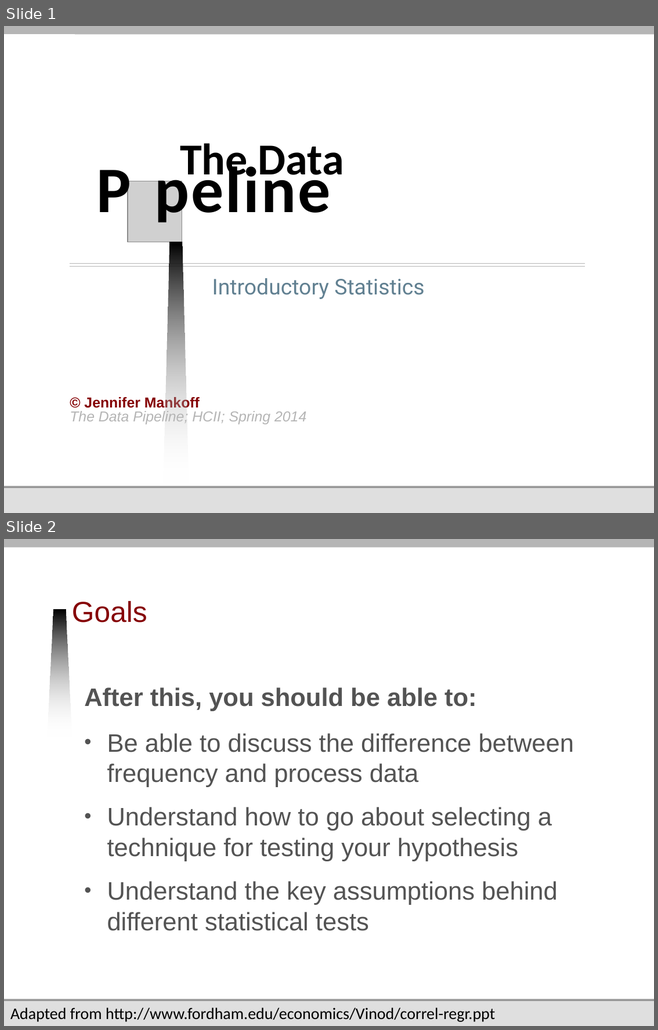
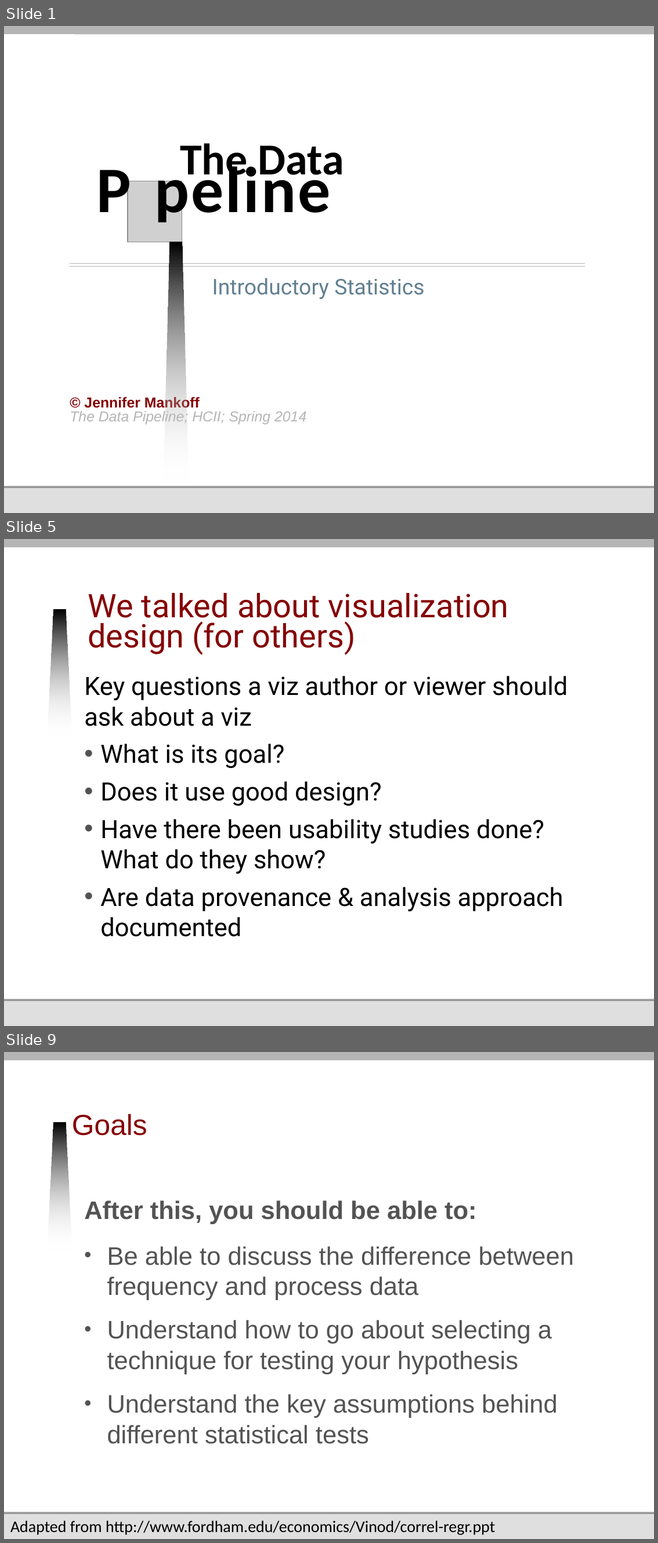
Before and after one commit to jmankoff/data, a slide deck: Lectures/10 Introductory Statistics.pptx. Shown one above the other, each under a label of ours: slides 1 and 2 before the commit, slides 1, 5 and 9 after it; the slides between them are not shown. The pictures are 658x1030 and 658x1543 pixels, drawn with LibreOffice and Linux fonts; fonts in the diff are those of the drawing; grey boxes stand for pictures; background and template pictures are left out. Boxes give left, top, right and bottom in pixels: in the first picture for what was removed or moved away, otherwise in the second. Text is boxed around its words. In the diff, an @@ line names an element or a change of style, - is before the commit and + after.

```diff
--- a/Lectures/10 Introductory Statistics.pptx
+++ b/Lectures/10 Introductory Statistics.pptx
@@ slide 5 added at box(4, 539, 654, 1026), background #FFFFFF; not listed: 6 template elements that a slide beside it also shows @@
@@ title added at box(88, 593, 509, 655), 36 pt, text #850205 @@
+We talked about visualization design (for others)
@@ text added at box(84, 676, 567, 937), 28 pt, text #000000 @@
+Key questions a viz author or viewer should ask about a viz
+• What is its goal?
+• Does it use good design?
+• Have there been usability studies done? What do they show?
+• Are data provenance & analysis approach documented
@@ what was slide 2 is now slide 9 @@
```
Also in this commit, not shown: 23 slides changed, 6 other slides added, 9 other files.
